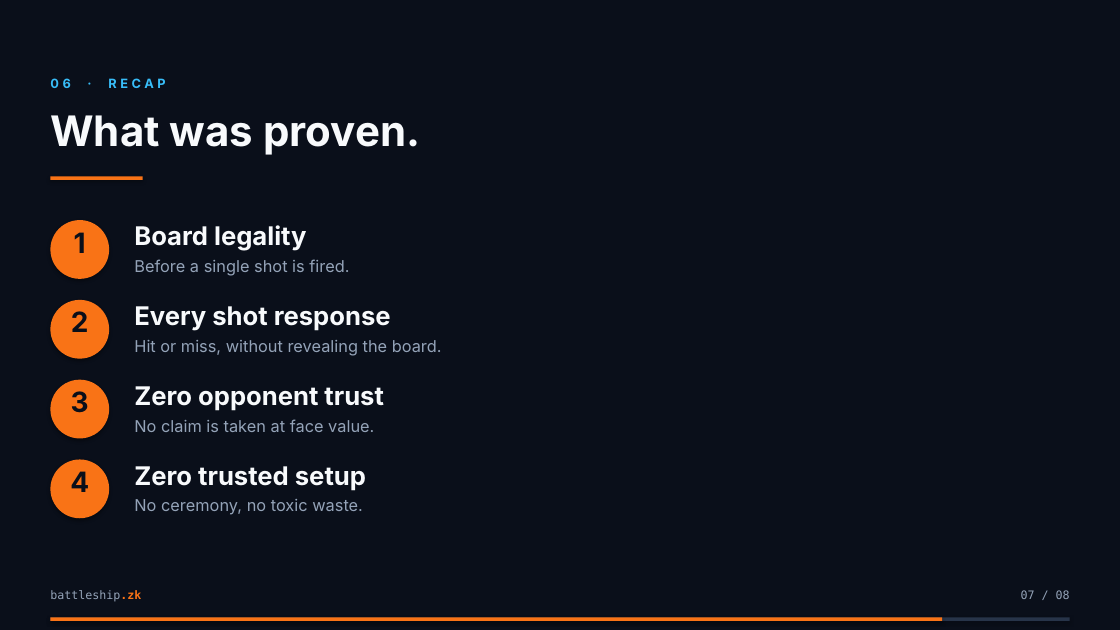
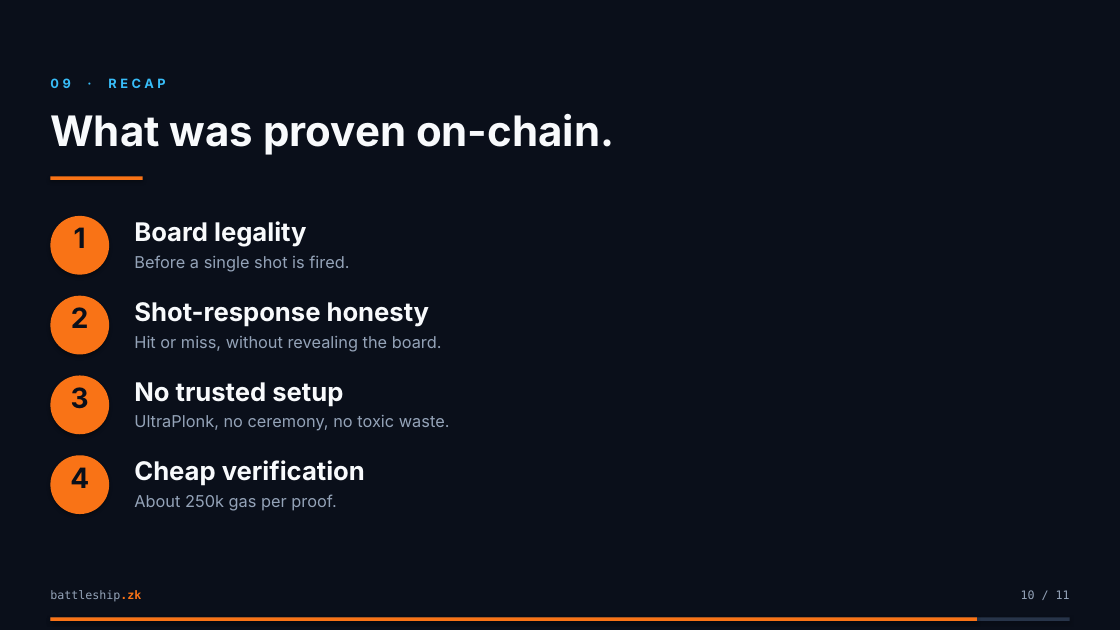
Before and after one commit to ppabba101/solidity-battleship, a slide deck: slide 10 of presentation/battleship-zk-demo.pptx (slide 7 before the commit). Drawn at 1120x630 pixels with LibreOffice and Linux fonts; fonts in the diff are those of the drawing. Boxes give left, top, right and bottom in pixels: in the first picture for what was removed or moved away, otherwise in the second. Text is boxed around its words. In the diff, an @@ line names an element or a change of style, - is before the commit and + after.

```diff
--- a/presentation/battleship-zk-demo.pptx
+++ b/presentation/battleship-zk-demo.pptx
@@ text at (50,113,614,155): text changed @@
-What was proven.
+What was proven on-chain.
@@ 6 texts, 4 ellipses: place and size @@
-6 texts, 4 ellipses at (50,220,442,518)
+6 texts, 4 ellipses at (50,216,442,514)
@@ text "Board legality": place and size @@
-text "Board legality" at (134,225,306,251)
+text "Board legality" at (134,221,306,247)
@@ text at (134,302,430,326): text changed @@
-Every shot response
+Shot-response honesty
@@ text at (134,382,343,406): text changed @@
-Zero opponent trust
+No trusted setup
@@ text at (134,415,450,431): text changed @@
-No ceremony, no toxic waste.
+UltraPlonk, no ceremony, no toxic waste.
@@ text removed at (134,419,374,432) @@
-No claim is taken at face value.
@@ text at (134,460,365,486): text changed @@
-Zero trusted setup
+Cheap verification
@@ text added at (134,494,336,511), 14 pt, text #94A3B8 @@
+About 250k gas per proof.
@@ text at (1021,590,1070,599): text changed @@
-07 / 08
+10 / 11
@@ rectangle: place and size @@
-rectangle at (50,618,943,621)
+rectangle at (50,618,977,621)
```
Also in this commit, not shown: 6 other slides changed, 4 slides added, 1 slide removed, 14 other files.
